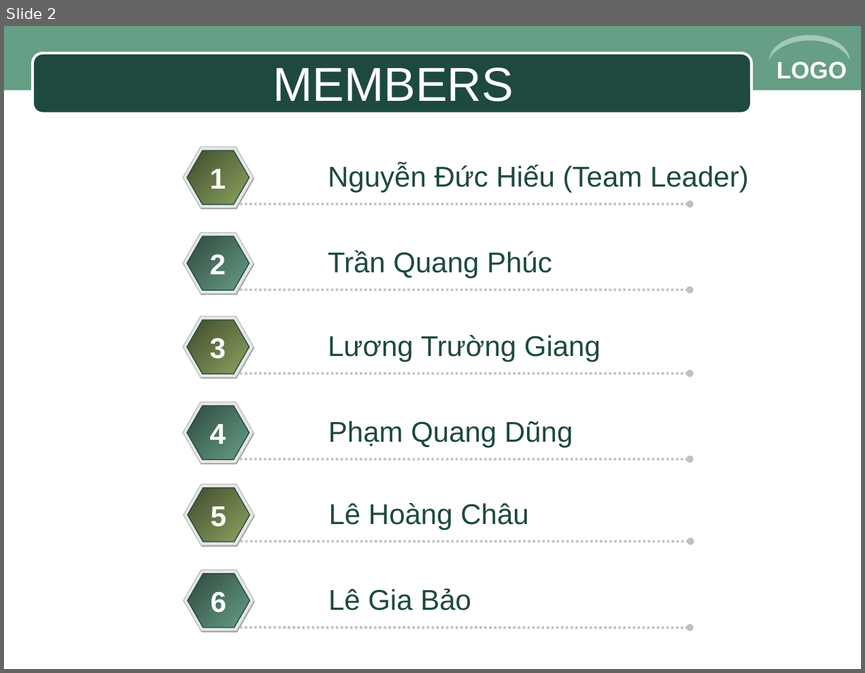
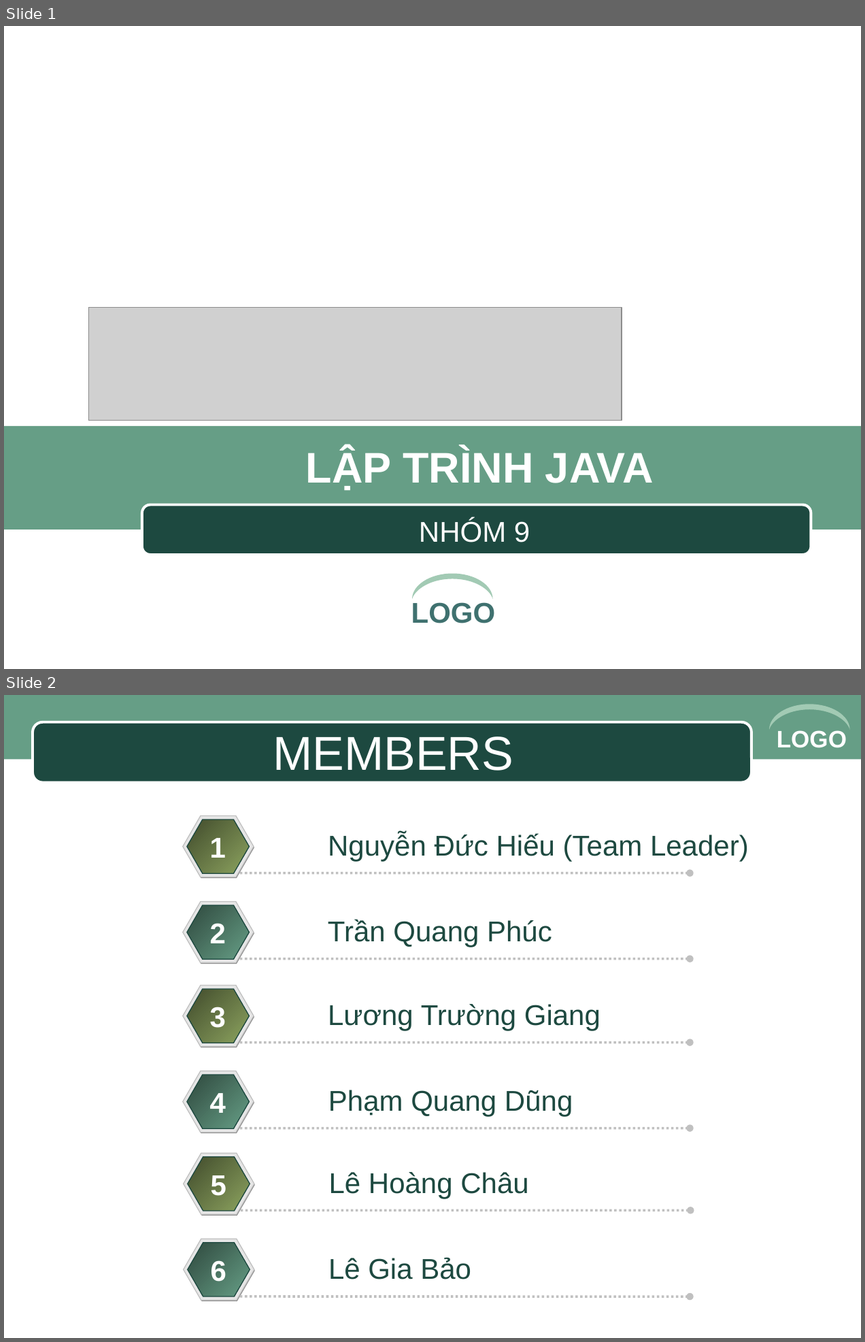
Before and after one commit to michelnguyen567/DoAn, a slide deck: baocao_slide/slide.ppt. Shown one above the other, each under a label of ours: slide 2 before the commit, slides 1 and 2 after it. The pictures are 865x673 and 865x1342 pixels, drawn with LibreOffice and Linux fonts; fonts in the diff are those of the drawing; grey boxes stand for pictures; background and template pictures are left out. Boxes give left, top, right and bottom in pixels: in the first picture for what was removed or moved away, otherwise in the second. Text is boxed around its words. In the diff, an @@ line names an element or a change of style, - is before the commit and + after.

```diff
--- a/baocao_slide/slide.ppt
+++ b/baocao_slide/slide.ppt
@@ slide 1 added at (x1=4, y1=26, x2=861, y2=669), background #FFFFFF @@
@@ picture added at (x1=89, y1=307, x2=621, y2=420) @@
@@ rectangle added at (x1=4, y1=426, x2=861, y2=530), fill #669E86 @@
@@ text added at (x1=306, y1=448, x2=653, y2=490), 36 pt, text #FFFFFF, bold @@
+LẬP TRÌNH JAVA
@@ rounded rectangle added at (x1=142, y1=504, x2=811, y2=554), fill #1D4940, outline #FFFFFF 2.24 pt @@
@@ subtitle added at (x1=419, y1=519, x2=530, y2=542), 24 pt, text #FFFFFF @@
+NHÓM 9
@@ freeform shape added at (x1=412, y1=573, x2=492, y2=599), fill #A2CAB4 @@
@@ text added at (x1=411, y1=602, x2=496, y2=623), 24 pt, text #3F716F, bold @@
+LOGO
```
Also in this commit, not shown: 6 other slides added, 14 slides removed, 5 other files.
